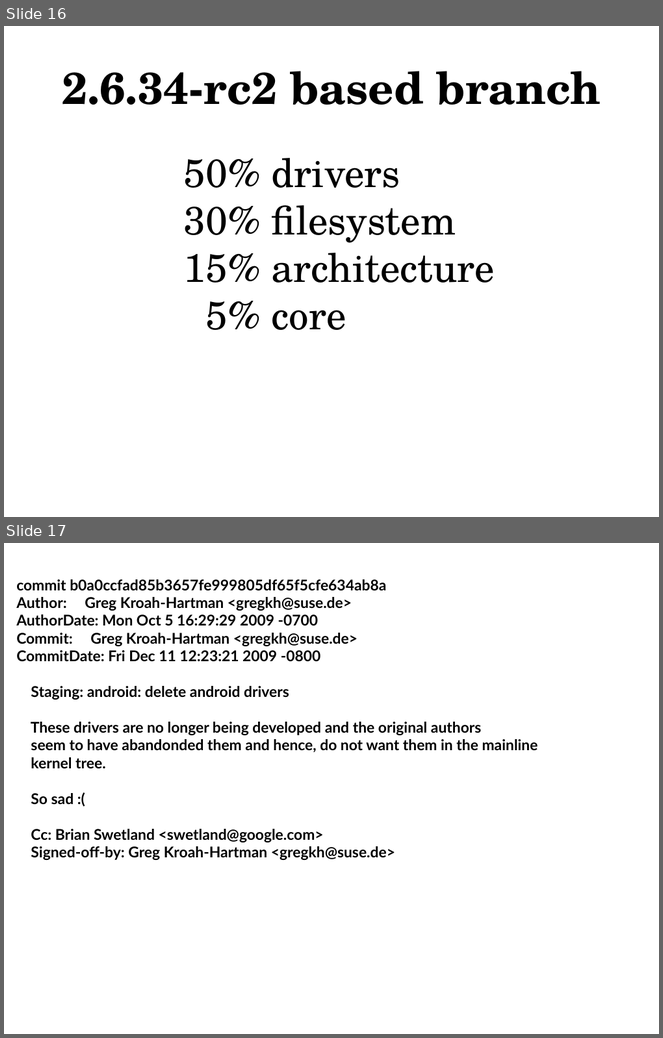
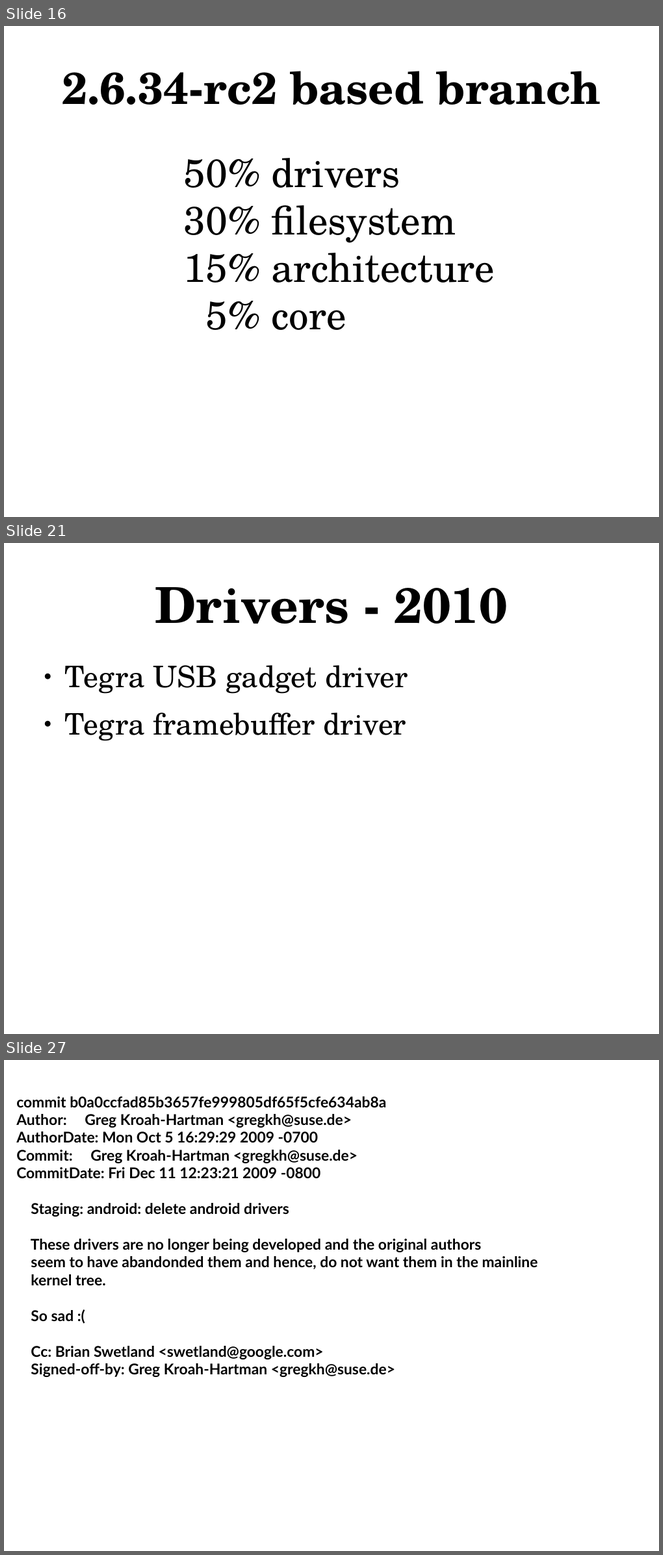
Before and after one commit to gregkh/android-presentation, a slide deck: android-kernel.odp. Shown one above the other, each under a label of ours: slides 16 and 17 before the commit, slides 16, 21 and 27 after it; the slides between them are not shown. The pictures are 663x1038 and 663x1555 pixels, drawn with LibreOffice and Linux fonts; fonts in the diff are those of the drawing. Boxes give left, top, right and bottom in pixels: in the first picture for what was removed or moved away, otherwise in the second. Text is boxed around its words. In the diff, an @@ line names an element or a change of style, - is before the commit and + after.

```diff
--- a/android-kernel.odp
+++ b/android-kernel.odp
@@ slide 21 added at (x1=4, y1=543, x2=659, y2=1034), background #FFFFFF @@
@@ title added at (x1=155, y1=587, x2=508, y2=624), 60 pt, text #000000, bold @@
+Drivers - 2010
@@ text added at (x1=65, y1=665, x2=408, y2=741), 36 pt, text #000000 @@
+● Tegra USB gadget driver
+● Tegra framebuffer driver
@@ what was slide 17 is now slide 27 @@
```
Also in this commit, not shown: 9 other slides added.
